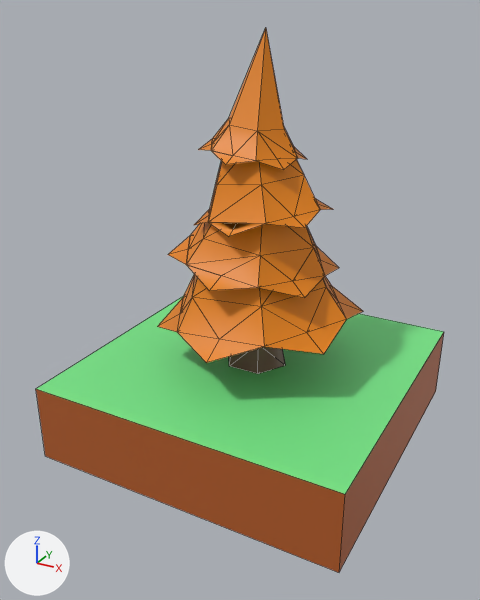
One commit to the FBX model Assets/Models/MyNatureModels/pineAutumn.fbx: the scene before it, then after it.
Camera for both pictures: a 50 mm lens placed at (1.787, -3.478, 2.633), pointed at (-0.035, -0.165, 0.977). Lighting does not change. The marker at lower left points along +X, +Y and +Z. Mesh edges are drawn as thin lines. Where no turn or scale is listed for an object, it has been applied to the vertices. Vertices at the same position are counted once.

The scene before the commit, as lines of its bpy script (objects in view):
```python
me_plane_035 = bpy.data.meshes.new('Plane.035')
me_plane_035.from_pydata(...)  # 184 vertices, 236 faces; spans x -1.0..1.0, y -1.0..1.0, z 0.0..2.54
# faces by material slot: [1, 5, 68, 162]
me_plane_035.materials.append(mat_grass_020)  # green #77e787
me_plane_035.materials.append(mat_wall_027)  # orange #b45d27
me_plane_035.materials.append(mat_tree_003)  # brown #715443
me_plane_035.materials.append(mat_pineorange_001)  # orange #e78300
ob_pineautumn = bpy.data.objects.new('pineAutumn', me_plane_035)
ob_pineautumn.location = (0.0, 0.0, 0.0)
```
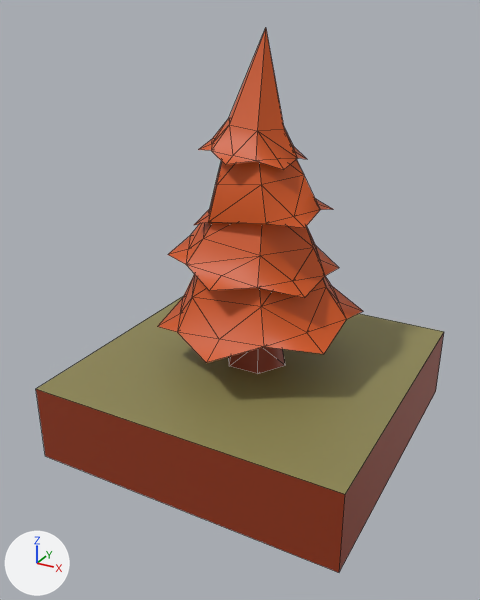
The edits, one by one:
Picture 'Texture_Albedo.png' (img_texture_albedo_png) is new.
Material 'Material' (mat_material) is new.
Its texture is img_texture_albedo_png.
me_plane_035 is used by ob_pineautumn; location (0.0, 0.0, 0.0).
me_plane_035 had 184 vertices, 236 faces and spanned x -1.0..1.0, y -1.0..1.0, z 0.0..2.54.
me_plane_035 no longer uses material mat_grass_020 (green #77e787).
me_plane_035 now has 140 vertices, 234 faces and spans x -1.0..1.0, y -1.0..1.0, z 0.0..2.54.
Part 1, on me_plane_035:
44 vertices are removed from x -0.5..0.46, y -0.51..0.51, z 0.83..1.91.
114 faces are deleted.
112 new faces join them.
me_plane_035 part 2: 1 face spanning x -1.0..1.0, y -1.0..1.0, z 0.5 switches from mat_grass_020 (green #77e787) to mat_material (picture img_texture_albedo_png).
me_plane_035 part 3: 5 faces spanning x -1.0..1.0, y -1.0..1.0, z 0.0..0.5 switch from mat_wall_027 (orange #b45d27) to mat_material (picture img_texture_albedo_png).
me_plane_035 part 4: 68 faces spanning x -0.57..0.6, y -0.51..0.51, z 0.5..1.91 switch from mat_tree_003 (brown #715443) to mat_material (picture img_texture_albedo_png).
me_plane_035 part 5: 48 faces spanning x -0.46..0.6, y -0.4..0.51, z 0.84..2.54 switch from mat_pineorange_001 (orange #e78300) to mat_material (picture img_texture_albedo_png).

Boxes (x1, y1, x2, y2) around the edits, measured in the pictures (480 x 600 px; the box of a moved part takes in the faces that stretch with it):
part 1 of me_plane_035, moved or reshaped
    both: (157, 119, 346, 363)
part 2 of me_plane_035, recoloured (green to yellow)
    both: (36, 296, 444, 494)
part 3 of me_plane_035, recoloured
    both: (36, 332, 444, 573)
part 4 of me_plane_035, recoloured (brown to red)
    both: (229, 347, 285, 374)
part 5 of me_plane_035, recoloured
    both: (192, 30, 363, 319)
